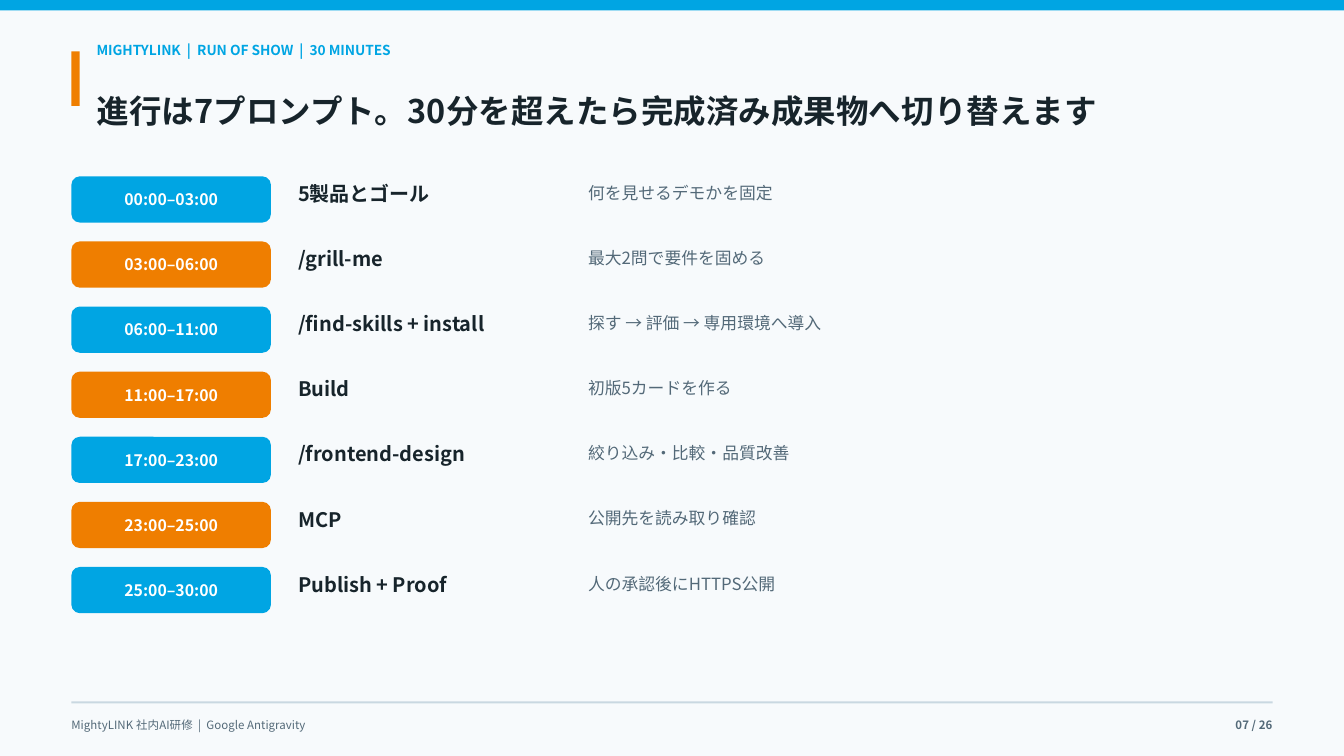
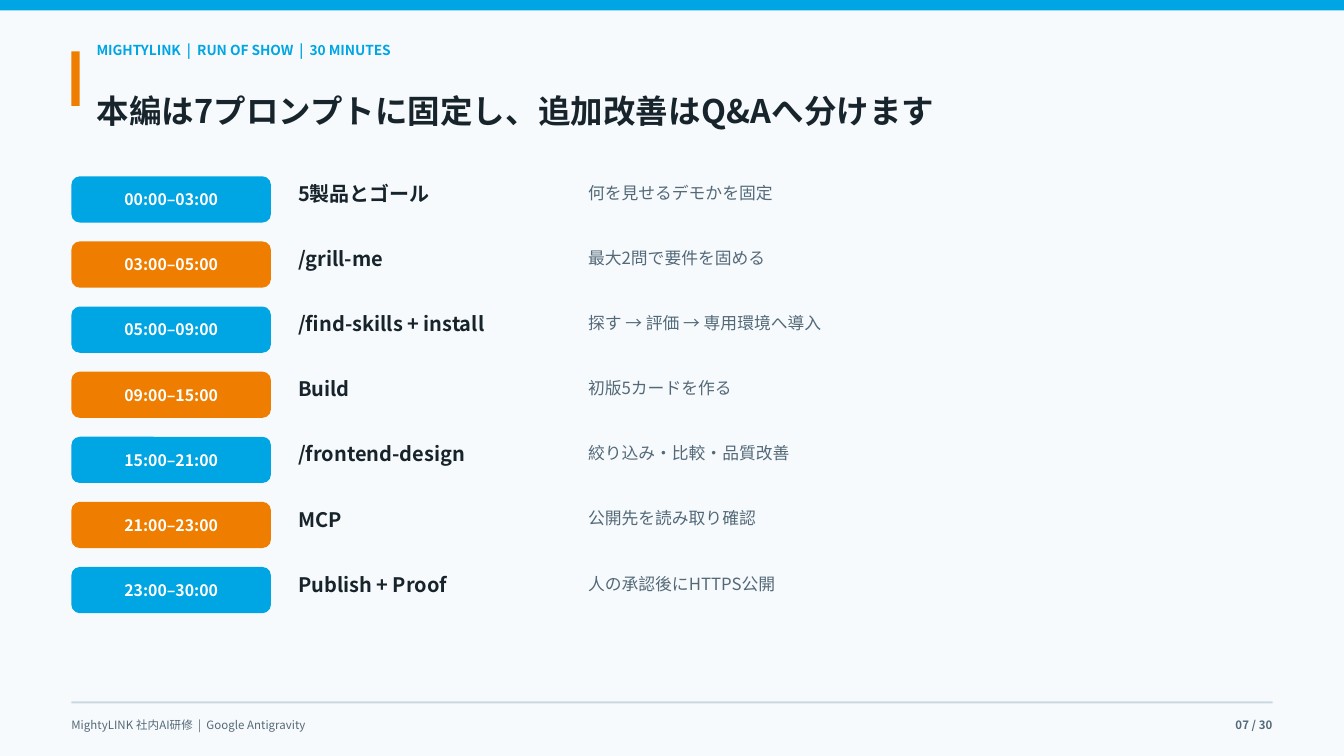
Before and after one commit to kanta13jp1/mighty-link-ai-connect, a slide deck: slide 7 of exports/mighty_skill_bridge_antigravity_user_guide_2026.pptx. Drawn at 1344x756 pixels with LibreOffice and Linux fonts; fonts in the diff are those of the drawing. Boxes give left, top, right and bottom in pixels: in the first picture for what was removed or moved away, otherwise in the second. Text is boxed around its words. In the diff, an @@ line names an element or a change of style, - is before the commit and + after.

```diff
--- a/exports/mighty_skill_bridge_antigravity_user_guide_2026.pptx
+++ b/exports/mighty_skill_bridge_antigravity_user_guide_2026.pptx
@@ text at box(97, 95, 935, 130): text changed @@
-進行は7プロンプト。30分を超えたら完成済み成果物へ切り替えます
+本編は7プロンプトに固定し、追加改善はQ&Aへ分けます
@@ text in rounded rectangle at box(124, 258, 218, 270): text changed @@
-03:00–06:00
+03:00–05:00
@@ text in rounded rectangle at box(124, 323, 218, 335): text changed @@
-06:00–11:00
+05:00–09:00
@@ text in rounded rectangle at box(124, 389, 218, 402): text changed @@
-11:00–17:00
+09:00–15:00
@@ text in rounded rectangle at box(124, 454, 218, 466): text changed @@
-17:00–23:00
+15:00–21:00
@@ text in rounded rectangle at box(124, 519, 218, 531): text changed @@
-23:00–25:00
+21:00–23:00
@@ text in rounded rectangle at box(124, 584, 218, 597): text changed @@
-25:00–30:00
+23:00–30:00
```
Also in this commit, not shown: 24 other slides changed, 5 slides added, 1 slide removed, 13 other files.
